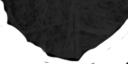
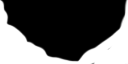
The second w=128, h=64 image is a revision of the first. Changes to its layers:
hid "Layer 1 copy" over [0, 0, 128, 64]
added layer "Layer 2 copy" above "Layer 2" over [0, 0, 128, 64]
hid "Layer 2" over [0, 0, 128, 64]
